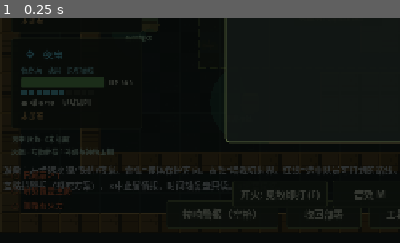
Above: before the commit, frame 1.
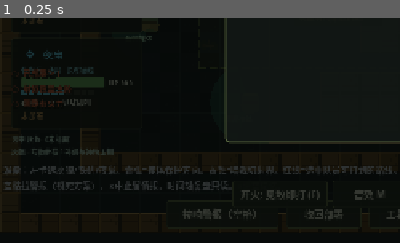
Above: after the commit, the same moment.

Repository: hailinsu-create/new
Game: Godot game, scene res://scenes/main.tscn
The game is run twice, just before and just after one commit, with the same random seed, the same clock (stepped at 60 frames per second) and the same inputs. This scene is started directly instead of the project's main scene.
Inputs:
- Up to frame 1 (0.25 s): no input
The pictures show only the part of the screen within x 0-50%, y 50-100%; the shares and areas given below are measured in that part.

The runs differ from the first frame. In frame 1, 0.9% of the frame differs, in the area x 4-18%, y 22-85%.

Commit message:
Fix SETUP checklist safe area vs touch command bar.
Co-authored-by: hailinsu-create <hailinsu-create@users.noreply.github.com>

Diff:
--- a/ambush_loop/scripts/main.gd
+++ b/ambush_loop/scripts/main.gd
@@ -57,8 +57,9 @@
 var trap_callout: Node2D = null
 var _trap_callout_tween: Tween = null
 var spawn_teach_label: Label = null
-var checklist_strip: VBoxContainer = null
+var checklist_strip: Control = null
 var _checklist_labels: Array[Label] = []
+var _checklist_touch_layout: bool = false
 var _door_taught: bool = false
 var _decision_pulse_tween: Tween = null
 var leak_advice_shown: String = ""
@@ -604,8 +605,8 @@
 			root.offset_bottom = -pad.w - 150.0
 		else:
 			root.offset_bottom = -pad.w
-	if role_box and on:
-		role_box.offset_bottom = 480.0
+	if role_box:
+		role_box.offset_bottom = 480.0 if on else 430.0
 	if plan_readout:
 		plan_readout.visible = not on
 	if route_legend:
@@ -617,6 +618,7 @@
 	for card in role_cards:
 		if card is Control:
 			(card as Control).custom_minimum_size = Vector2(220, 128) if on else Vector2(210, 122)
+	_layout_checklist()
 
 
 func _safe_area_pad() -> Vector4:
@@ -1685,20 +1687,13 @@
 		host = get_node_or_null("HUD/Root") as Control
 	if host == null:
 		return
-	var box := VBoxContainer.new()
+	var box := BoxContainer.new()
 	box.name = "SetupChecklist"
+	box.vertical = true
 	box.add_theme_constant_override("separation", 4)
 	box.mouse_filter = Control.MOUSE_FILTER_IGNORE
-	box.size_flags_horizontal = Control.SIZE_EXPAND_FILL
-	if role_box != null and is_instance_valid(role_box):
-		role_box.add_child(box)
-	else:
-		box.set_anchors_preset(Control.PRESET_TOP_LEFT)
-		box.offset_left = 10.0
-		box.offset_top = 438.0
-		box.offset_right = 214.0
-		box.offset_bottom = 530.0
-		host.add_child(box)
+	box.size_flags_horizontal = Control.SIZE_SHRINK_END
+	host.add_child(box)
 	checklist_strip = box
 	_checklist_labels.clear()
 	var titles := ["已部署≥1", "射界覆盖主路", "侧路有火力"]
@@ -1713,6 +1708,73 @@
 		lab.mouse_filter = Control.MOUSE_FILTER_IGNORE
 		box.add_child(lab)
 		_checklist_labels.append(lab)
+	_layout_checklist()
+
+
+func _checklist_use_touch_layout() -> bool:
+	return _want_touch()
+
+
+func _layout_checklist() -> void:
+	if checklist_strip == null or not is_instance_valid(checklist_strip):
+		return
+	var host := get_node_or_null("HUD/Root") as Control
+	if host != null and checklist_strip.get_parent() != host:
+		checklist_strip.get_parent().remove_child(checklist_strip)
+		host.add_child(checklist_strip)
+	checklist_strip.mouse_filter = Control.MOUSE_FILTER_IGNORE
+	for lab in _checklist_labels:
+		if lab:
+			lab.mouse_filter = Control.MOUSE_FILTER_IGNORE
+	var pad := _safe_area_pad()
+	var compact := _checklist_use_touch_layout()
+	_checklist_touch_layout = compact
+	var box := checklist_strip as BoxContainer
+	if compact:
+		if box:
+			box.vertical = false
+			box.alignment = BoxContainer.ALIGNMENT_END
+			box.add_theme_constant_override("separation", 10)
+		checklist_strip.set_anchors_preset(Control.PRESET_TOP_RIGHT)
+		checklist_strip.anchor_left = 1.0
+		checklist_strip.anchor_top = 0.0
+		checklist_strip.anchor_right = 1.0
+		checklist_strip.anchor_bottom = 0.0
+		# Below phase chip (10–36). DisplayServer safe-area on the strip itself.
+		checklist_strip.offset_left = -460.0
+		checklist_strip.offset_top = 38.0 + maxf(0.0, pad.y - 4.0)
+		checklist_strip.offset_right = -maxf(8.0, pad.z)
+		checklist_strip.offset_bottom = 72.0 + maxf(0.0, pad.y - 4.0)
+		checklist_strip.grow_horizontal = Control.GROW_DIRECTION_BEGIN
+		checklist_strip.grow_vertical = Control.GROW_DIRECTION_END
+	else:
+		if box:
+			box.vertical = true
+			box.alignment = BoxContainer.ALIGNMENT_BEGIN
+			box.add_theme_constant_override("separation", 4)
+		checklist_strip.set_anchors_preset(Control.PRESET_TOP_LEFT)
+		checklist_strip.anchor_left = 0.0
+		checklist_strip.anchor_top = 0.0
+		checklist_strip.anchor_right = 0.0
+		checklist_strip.anchor_bottom = 0.0
+		var top := 438.0
+		if role_box != null and is_instance_valid(role_box):
+			top = role_box.offset_bottom + 4.0
+		var vis_h := get_viewport().get_visible_rect().size.y
+		var parent_h := vis_h
+		if host:
+			parent_h = vis_h - host.offset_top + host.offset_bottom
+		# ExtraBar sits ~92px above the bottom; keep chips clear of it.
+		var max_bottom := parent_h - 100.0 - pad.w
+		checklist_strip.offset_left = 10.0 + maxf(0.0, pad.x - 8.0)
+		checklist_strip.offset_top = top
+		checklist_strip.offset_right = 214.0
+		checklist_strip.offset_bottom = minf(top + 96.0, max_bottom)
+		if checklist_strip.offset_bottom < checklist_strip.offset_top + 36.0:
+			checklist_strip.offset_top = maxf(78.0, max_bottom - 96.0)
+			checklist_strip.offset_bottom = max_bottom
+		checklist_strip.grow_horizontal = Control.GROW_DIRECTION_END
+		checklist_strip.grow_vertical = Control.GROW_DIRECTION_END
 
 
 func _side_route_key() -> String:
@@ -1752,6 +1814,7 @@
 
 func _refresh_checklist() -> void:
 	_ensure_checklist()
+	_layout_checklist()
 	if checklist_strip == null:
 		return
 	var show := phase == Phase.SETUP and level != null
@@ -1762,16 +1825,18 @@
 	var main_ok := _plan_covers_route("main")
 	var side_key := _side_route_key()
 	var side_ok := side_key != "" and _plan_covers_route(side_key)
-	_paint_check_chip(_checklist_labels[0], "已部署≥1", deployed, deployed)
-	_paint_check_chip(_checklist_labels[1], "射界覆盖主路", main_ok, deployed)
-	_paint_check_chip(_checklist_labels[2], "侧路有火力", side_ok, deployed)
+	var compact := _checklist_use_touch_layout()
+	_paint_check_chip(_checklist_labels[0], "部署" if compact else "已部署≥1", deployed, deployed)
+	_paint_check_chip(_checklist_labels[1], "主路" if compact else "射界覆盖主路", main_ok, deployed)
+	_paint_check_chip(_checklist_labels[2], "侧路" if compact else "侧路有火力", side_ok, deployed)
 
 
 func _paint_check_chip(lab: Label, title: String, ok: bool, started: bool) -> void:
 	if lab == null:
 		return
 	var mark := "✓" if ok else ("·" if started else "○")
-	lab.text = "%s  %s" % [mark, title]
+	lab.text = "%s%s" % [mark, title] if _checklist_use_touch_layout() else "%s  %s" % [mark, title]
+	lab.add_theme_font_size_override("font_size", 14 if _checklist_use_touch_layout() else 13)
 	var col := Color(0.42, 0.78, 0.40)
 	if ok:
 		col = Color(0.42, 0.78, 0.40)
--- a/ambush_loop/scripts/smoke_test.gd
+++ b/ambush_loop/scripts/smoke_test.gd
@@ -61,7 +61,7 @@
 		return
 	if not _assert_teaching(main):
 		return
-	if not _assert_checklist(main):
+	if not await _assert_checklist(main):
 		return
 	print("LEVEL=", main.level.level_id)
 
@@ -1736,6 +1736,65 @@
 		push_error("SMOKE_NO_LEAK_TICK_API")
 		quit(56)
 		return false
+	var gs = root.get_node_or_null("GameSettings")
+	if gs == null:
+		push_error("SMOKE_NO_GS_CHECKLIST")
+		quit(56)
+		return false
+	var prev_touch: bool = bool(gs.force_touch_hud)
+	gs.force_touch_hud = true
+	main._ensure_touch_hud()
+	if main.has_method("_layout_checklist"):
+		main._layout_checklist()
+	elif main.has_method("_refresh_checklist"):
+		main._refresh_checklist()
+	await process_frame
+	await process_frame
+	var strip = main.checklist_strip
+	if strip == null or not is_instance_valid(strip):
+		push_error("SMOKE_CHECKLIST_GONE_TOUCH")
+		quit(56)
+		return false
+	if int(strip.mouse_filter) != int(Control.MOUSE_FILTER_IGNORE):
+		push_error("SMOKE_CHECKLIST_STEALS_TAPS filter=%s" % strip.mouse_filter)
+		quit(56)
+		return false
+	var vp_h: float = main.get_viewport().get_visible_rect().size.y
+	var top_anchored := is_equal_approx(float(strip.anchor_top), 0.0) and float(strip.anchor_bottom) < 0.5
+	var above_bar := float(strip.global_position.y) < vp_h - 160.0
+	var near_top := float(strip.offset_top) < 90.0 and float(strip.anchor_left) >= 0.99
+	if not above_bar and not top_anchored:
+		push_error(
+			"SMOKE_CHECKLIST_TOUCH_OVERLAP y=%s vp=%s top=%s bot=%s"
+			% [strip.global_position.y, vp_h, strip.anchor_top, strip.anchor_bottom]
+		)
+		quit(56)
+		return false
+	if not near_top:
+		push_error(
+			"SMOKE_CHECKLIST_NOT_TOP_RIGHT off_top=%s anchor_left=%s y=%s"
+			% [strip.offset_top, strip.anchor_left, strip.global_position.y]
+		)
+		quit(56)
+		return false
+	var box := strip as BoxContainer
+	if box != null and bool(box.vertical):
+		push_error("SMOKE_CHECKLIST_STILL_VBOX")
+		quit(56)
+		return false
+	var th = main.touch_hud
+	if th != null and th.get_child_count() > 0:
+		var th_root := th.get_child(0) as Control
+		if th_root != null and int(th_root.mouse_filter) != int(Control.MOUSE_FILTER_IGNORE):
+			push_error("SMOKE_TOUCHHUD_ROOT_FILTER %s" % th_root.mouse_filter)
+			quit(56)
+			return false
+	gs.force_touch_hud = prev_touch
+	main._ensure_touch_hud()
+	if main.has_method("_layout_checklist"):
+		main._layout_checklist()
+	if main.has_method("_refresh_checklist"):
+		main._refresh_checklist()
 	print("SMOKE_OK_CHECKLIST ", txt.replace("\n", " | "))
 	return true
 
--- a/ambush_loop/scripts/touch_hud.gd
+++ b/ambush_loop/scripts/touch_hud.gd
@@ -27,6 +27,7 @@
 func _build() -> void:
 	var root := Control.new()
 	root.set_anchors_and_offsets_preset(Control.PRESET_FULL_RECT)
+	# Full-rect host must ignore picks; only the command buttons take taps.
 	root.mouse_filter = Control.MOUSE_FILTER_IGNORE
 	add_child(root)
 
